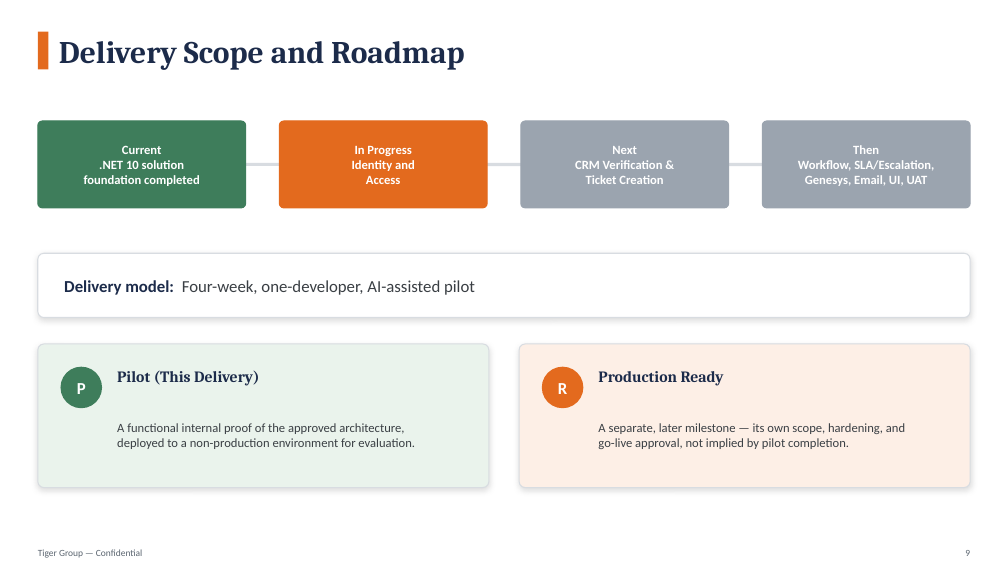
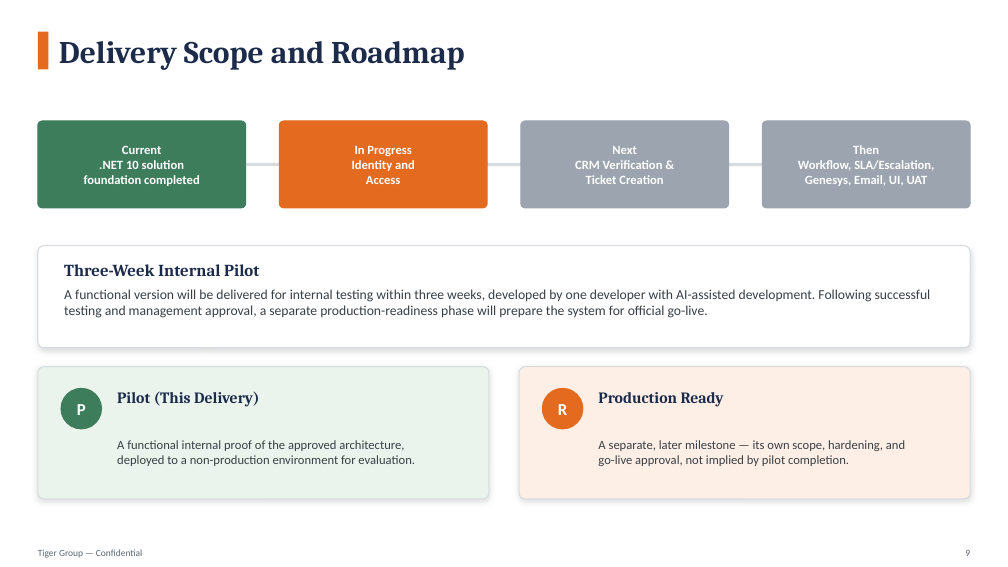
Before and after one commit to nidaabasem/Tiger-CS-Ticketing, a slide deck: slide 9 of docs/presentation/Tiger-CS-Application-Architecture.pptx. Drawn at 1008x567 pixels with LibreOffice and Linux fonts; fonts in the diff are those of the drawing. Boxes give left, top, right and bottom in pixels: in the first picture for what was removed or moved away, otherwise in the second. Text is boxed around its words. In the diff, an @@ line names an element or a change of style, - is before the commit and + after.

```diff
--- a/docs/presentation/Tiger-CS-Application-Architecture.pptx
+++ b/docs/presentation/Tiger-CS-Application-Architecture.pptx
@@ rounded rectangle: place and size @@
-rounded rectangle at box(38, 253, 970, 318)
+rounded rectangle at box(38, 246, 970, 348)
@@ text at box(64, 264, 259, 276): text changed; font Calibri to Cambria; text colour #3A3F44 to #1C2B4A; bold on @@
-Delivery model: Four-week, one-developer, AI-assisted pilot
+Three-Week Internal Pilot
@@ text added at box(64, 289, 931, 318), 13 pt, text #3A3F44 @@
+A functional version will be delivered for internal testing within three weeks, developed by one developer with AI-assisted development. Following successful testing and management approval, a separate production-readiness phase will prepare the system for official go-live.
@@ rounded rectangle: place and size @@
-rounded rectangle at box(38, 344, 489, 488)
+rounded rectangle at box(38, 367, 489, 499)
@@ proportions changed in 3 elements at box(38, 246, 970, 348), box(38, 367, 489, 499), box(520, 367, 971, 499) @@
@@ rounded rectangle: place and size @@
-rounded rectangle at box(520, 344, 971, 488)
+rounded rectangle at box(520, 367, 971, 499)
@@ 4 texts, 2 ellipses: place and size @@
-4 texts, 2 ellipses at box(60, 367, 724, 408)
+4 texts, 2 ellipses at box(60, 388, 724, 430)
@@ text "A functional internal proof of ...": place and size @@
-text "A functional internal proof of ..." at box(117, 423, 415, 449)
+text "A functional internal proof of ..." at box(117, 440, 415, 466)
@@ text "A separate, later milestone — ...": place and size @@
-text "A separate, later milestone — ..." at box(598, 423, 905, 449)
+text "A separate, later milestone — ..." at box(598, 440, 905, 466)
```
Also in this commit, not shown: 4 other files.
